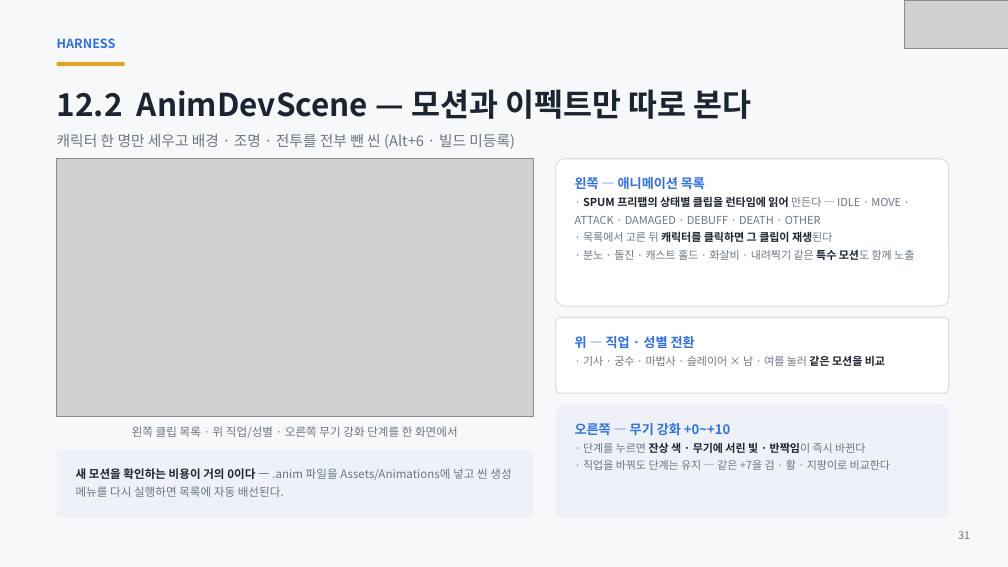
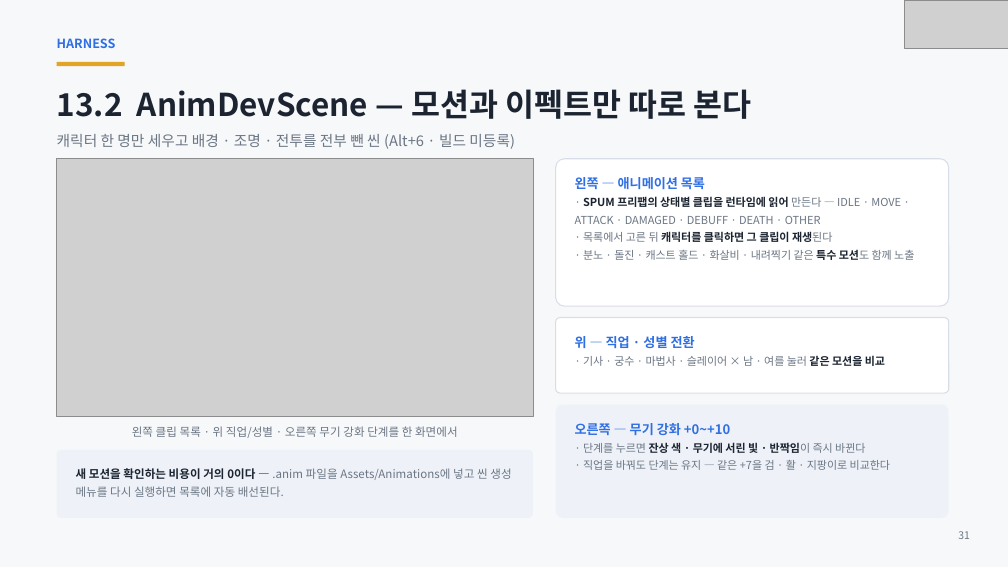
Before and after one commit to ks-wook/com2us-taskbar-hero, a slide deck: slide 31 of docs/com2us-taskbar-hero-발표자료.pptx. Drawn at 1008x567 pixels with LibreOffice and Linux fonts; fonts in the diff are those of the drawing; grey boxes stand for pictures. Boxes give left, top, right and bottom in pixels: in the first picture for what was removed or moved away, otherwise in the second. Text is boxed around its words. In the diff, an @@ line names an element or a change of style, - is before the commit and + after.

```diff
--- a/docs/com2us-taskbar-hero-발표자료.pptx
+++ b/docs/com2us-taskbar-hero-발표자료.pptx
@@ text at (57, 89, 751, 119): text changed @@
-12.2 AnimDevScene — 모션과 이펙트만 따로 본다
+13.2 AnimDevScene — 모션과 이펙트만 따로 본다
```
Also in this commit, not shown: 35 other slides changed, 2 slides added, 4 slides removed, 1 other file.
